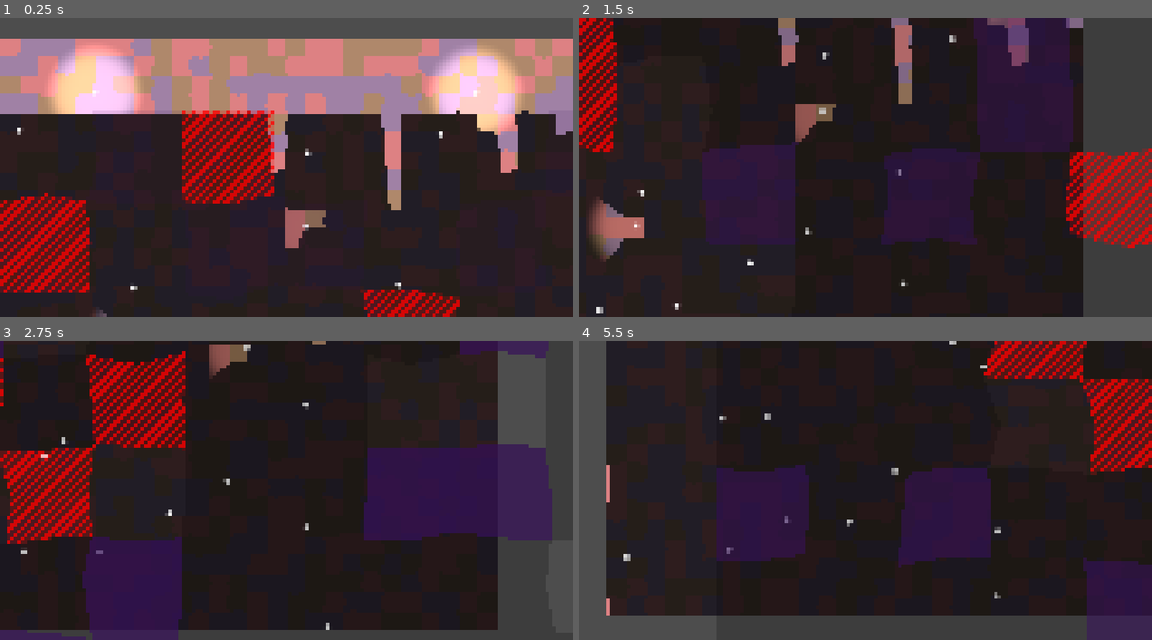
Above: before the commit, frames 1-4 (two rows, left to right).
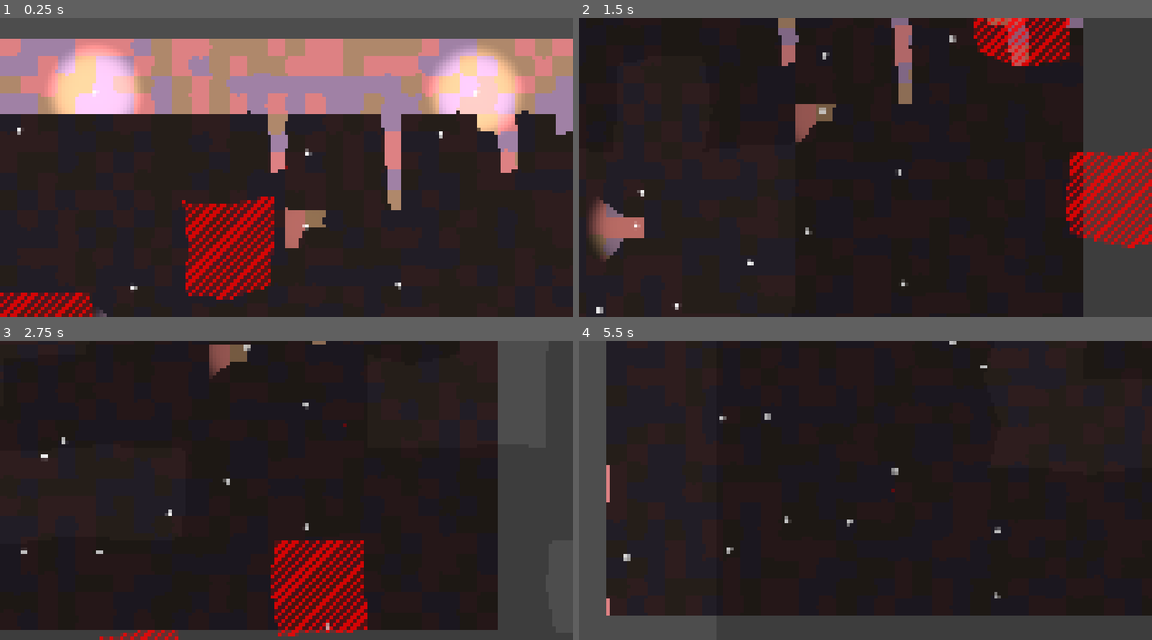
Above: after the commit, the same moments.

Repository: vincent-woelfer/dwarfs-diamonds
Game: Godot game, scene res://scenes/root.tscn
Two runs of this game, one before a commit and one after it. Both use one fixed random seed, a clock stepped at 60 frames per second and the inputs below.
Inputs (mouse positions are in pixels of both pictures, inside the frame that each line leads up to):
- Up to frame 1 (0.25 s): no input
- Up to frame 2 (1.5 s): move the mouse to (991, 152) at 0.52 s; hold Right (ui_right) 0.53-1.28 s; hold S (cam_move_down) 0.53-1.28 s; click (991, 152) at 0.67 s; move the mouse to (750, 182) at 1.27 s; hold Down (ui_down) from 1.28 s (still down); tap A (cam_move_left) at 1.35 s; click (750, 182) at 1.42 s
- Up to frame 3 (2.75 s): move the mouse to (343, 424) at 2.02 s; release Down (ui_down) at 2.03 s; hold Right (ui_right) from 2.03 s (still down); hold D (cam_move_right) from 2.03 s (still down); click (343, 424) at 2.17 s
- Up to frame 4 (5.5 s): move the mouse to (836, 550) at 2.77 s; release Right (ui_right) at 2.78 s; release D (cam_move_right) at 2.78 s; hold Up (ui_up) 2.78-3.53 s; tap W (cam_move_up) at 2.85 s; click (836, 550) at 2.92 s; move the mouse to (1037, 535) at 3.52 s; hold S (cam_move_down) 3.53-4.28 s; hold Left (ui_left) 3.53-5.03 s; click (1037, 535) at 3.67 s; move the mouse to (693, 445) at 4.27 s; tap A (cam_move_left) at 4.35 s; click (693, 445) at 4.42 s; move the mouse to (894, 490) at 5.02 s; hold Down (ui_down) from 5.03 s (still down); hold D (cam_move_right) from 5.03 s (still down); click (894, 490) at 5.17 s

The runs differ from the first frame. In frame 1, 17% of the frame differs, in the area x 0-81%, y 30-100%; in frame 2, 18%; in frame 3, 31%, in the area x 0-97%, y 0-100%; in frame 4, 17%.

Commit message:
add mouse pointer

Diff:
--- a/shaders/StencilPostProcess.gdshader
+++ b/shaders/StencilPostProcess.gdshader
@@ -18,6 +18,8 @@
 // Mining = 54, 15, 90
 const vec4 mining_color = vec4(0.211, 0.058, 0.352, 0.8);
 
+const vec4 selection_color = vec4(1.0, 1.0, 0.0, 0.5);
+
 
 ////////////////////////////////////////////////////////////////////////////////////////
 void fragment() {
@@ -34,8 +36,9 @@
     int stencil_b8 = int(round(stencil_color.b * 255.0));
 
     // --- RED channel flags ---
-    bool highlight = (stencil_r8 & (1 << 0)) != 0;
-    bool is_solid  = (stencil_r8 & (1 << 1)) != 0;
+    bool is_highlighted = (stencil_r8 & (1 << 0)) != 0;
+    bool is_solid       = (stencil_r8 & (1 << 1)) != 0;
+    bool is_selected    = (stencil_r8 & (1 << 2)) != 0;
 
     // --- GREEN channel fields ---
     // Extract 3-bit field starting at bit 0, then normalize to [0.0, 1.0]
@@ -68,7 +71,7 @@
     }
 
     // HIGHLIGHT
-    if (highlight) {
+    if (is_highlighted) {
         // Choose stripe color
         vec4 highlight_color = (stripe >= 0.5)
             ? mix(COLOR, highlight_stripe_color, highlight_stripe_color.a)
@@ -77,6 +80,10 @@
         COLOR = highlight_color;
     }
 
+    if (is_selected) {
+        COLOR = mix(COLOR, selection_color, selection_color.a);
+    }
+
 
 
 
--- a/src/Camera.gd
+++ b/src/Camera.gd
@@ -28,6 +28,13 @@
 	position.x = level_size.x * 0.5
 	position.y = (viewport_size.y * 0.5) - Global.CELL_SIZE / zoom_curr
 	_clamp_to_level()
+
+
+func mouse_pos_world_space() -> Vector2:
+	# Mouse in local viewport space
+	var screen_mouse: Vector2 = get_viewport().get_mouse_position()
+	var centered := screen_mouse - get_viewport_rect().size * 0.5
+	return self.position + centered / zoom_curr
 
 
 func _input(event: InputEvent) -> void:
--- a/src/Cell.gd
+++ b/src/Cell.gd
@@ -13,6 +13,9 @@
 var grid_pos: Vector2i
 
 var is_solid: bool
+# Red stripes, used for destruction marked
+var is_highlighted: bool = false
+# Yellow overlay, used for selection
 var is_selected: bool = false
 
 var mining_process: float = 0.0
@@ -39,8 +42,9 @@
 	self.type = _type
 	self.is_solid = _is_solid
 
-	self.is_selected = randf() < 0.1
-	self.mining_process = 0.1 if randf() < 0.2 else 0.0
+	self.is_highlighted = randf() < 0.05
+	self.is_selected = false
+	# self.mining_process = 0.1 if randf() < 0.2 else 0.0
 
 func _ready() -> void:
 	# Required for chilren to be able to use these layers
@@ -91,14 +95,6 @@
 
 	background_poly.color = Colors.get_cell_color(type, is_solid)
 
-
-	if mining_process > 0.0:
-		mining_process += delta * 0.3
-		mining_process = clampf(mining_process, 0.0, 1.0)
-
-		if mining_process >= 1.0:
-			mining_process = 0.001
-
 	_encode_stencil_buffer()
 
 
@@ -106,8 +102,9 @@
 func _encode_stencil_buffer() -> void:
 	# Encode flags in RED channel
 	stencil_poly.color.r8 = 0
-	stencil_poly.color.r8 |= (1 << 0) if is_selected else 0
+	stencil_poly.color.r8 |= (1 << 0) if is_highlighted else 0
 	stencil_poly.color.r8 |= (1 << 1) if is_solid else 0
+	stencil_poly.color.r8 |= (1 << 2) if is_selected else 0
 
 	# Encode numbers in GREEN channel
 	stencil_poly.color.g8 = 0
--- a/src/Level.gd
+++ b/src/Level.gd
@@ -3,6 +3,8 @@
 extends Node2D
 
 var wandering_light_scene := preload('res://scenes/WanderingLight.tscn')
+
+var cells: Array[Array] = []
 
 
 func _ready() -> void:
@@ -35,19 +37,19 @@
 	# var path: Path = Path.new()
 	# add_child(path)
 
-# 	_randomize_selection()
 
-# func _randomize_selection() -> void:
-# 	for cell in get_children():
-# 		if cell is Cell:
-# 			var c := cell as Cell
-# 			c.is_selected = randf() < 0.2
-
-# 	await Util.await_time(1.0)
-# 	_randomize_selection()
+func get_cell(pos: Vector2i) -> Cell:
+	if pos.x < 0 or pos.x >= Global.LEVEL_WIDTH:
+		return null
+	if pos.y < 0 or pos.y >= Global.LEVEL_HEIGHT:
+		return null
+	@warning_ignore("unsafe_cast")
+	return cells[pos.x][pos.y] as Cell
 
 
 func _generate_grid() -> void:
+	cells.clear()
+
 	var texture: NoiseTexture2D = NoiseTexture2D.new()
 	var fast_noise_lite := FastNoiseLite.new()
 	fast_noise_lite.seed = 57
@@ -56,6 +58,7 @@
 	var image := texture.get_image()
 
 	for x in range(Global.LEVEL_WIDTH):
+		var row: Array[Cell] = []
 		for y in range(Global.LEVEL_HEIGHT):
 			var type: Cell.CellType = Cell.CellType.values().pick_random()
 
@@ -67,4 +70,8 @@
 				is_solid = false
 
 			var c := Cell.new(Vector2i(x, y), type, is_solid)
+			row.append(c)
+			# c.position = Vector2(x * Global.CELL_SIZE, y * Global.CELL_SIZE)
 			add_child(c)
+
+		cells.append(row)
--- a/src/autoloads/Global.gd
+++ b/src/autoloads/Global.gd
@@ -10,30 +10,38 @@
 const LEVEL_WIDTH: int = 30
 const LEVEL_HEIGHT: int = 24
 const LEVEL_SIZE_VEC: Vector2 = Vector2(LEVEL_WIDTH, LEVEL_HEIGHT)
-
 # Aspect setting "keep-width" = width is constant (3840), height changes with aspect ratio
-# Aspect setting "expand" = both width and height change with aspect ratio. Both will never be smaller than the base size (3840x2160),
-# one will always be larger or exact base size.
+# Aspect setting "expand" = both width and height change with aspect ratio. Both will never be smaller than the base mouse_size (3840x2160),
+# one will always be larger or exact base mouse_size.
 
 # Relevant Game Objects
-# @onready var camera: Camera = get_tree().root.get_node("Camera")
-# @onready var level: Level = get_tree().root.get_node("Level")
+@onready var camera: Camera = get_tree().root.get_node("root/Camera")
+@onready var level: Level = get_tree().root.get_node("root/Level")
+
+var mouse_sprite: Polygon2D
+var mouse_size: float = 20.0
 
 func _ready() -> void:
-	# Hook into window size changes
+	# Hook into window mouse_size changes
 	get_viewport().connect("size_changed", Callable(self, "_on_window_size_changed"))
-
-	# Change Editor root viewport cull mask
-	# get_tree().root.get_viewport().canvas_cull_mask = Util.LAYER_1
 
 	if not Engine.is_editor_hint():
 		pass
 		# Input.mouse_mode = Input.MOUSE_MODE_CAPTURED
 		# Input.mouse_mode = Input.MOUSE_MODE_CONFINED
 
+	mouse_sprite = Polygon2D.new()
+	mouse_sprite.polygon = PackedVector2Array([Vector2(0, 0), Vector2(mouse_size, 0), Vector2(mouse_size, mouse_size), Vector2(0, mouse_size)])
+	mouse_sprite.color = Color(1, 0, 0, 0.5)
+	mouse_sprite.z_index = 10
+	add_child(mouse_sprite)
+
 
 func _process(delta: float) -> void:
-	pass
+	# Move Mouse Sprite
+	var mouse := camera.mouse_pos_world_space()
+	mouse_sprite.global_position = mouse - Vector2.ONE * mouse_size * 0.5
+
 
 # React to keyboard inputs to directly trigger events
 func _input(event: InputEvent) -> void:
@@ -52,10 +60,10 @@
 		###################################################################
 		# ...
 
-# React to window size changes
+# React to window mouse_size changes
 func _on_window_size_changed() -> void:
 	var size: Vector2i = get_viewport().get_visible_rect().size
-	print("Updated Window Size to: ", size)
+	print("Updated viewport (game-world) size to: ", size)
 
 	if not Engine.is_editor_hint():
 		var post_process_canvas_layer: PostProcessCanvasLayer = get_tree().root.get_node("root/PostProcessCanvasLayer")
